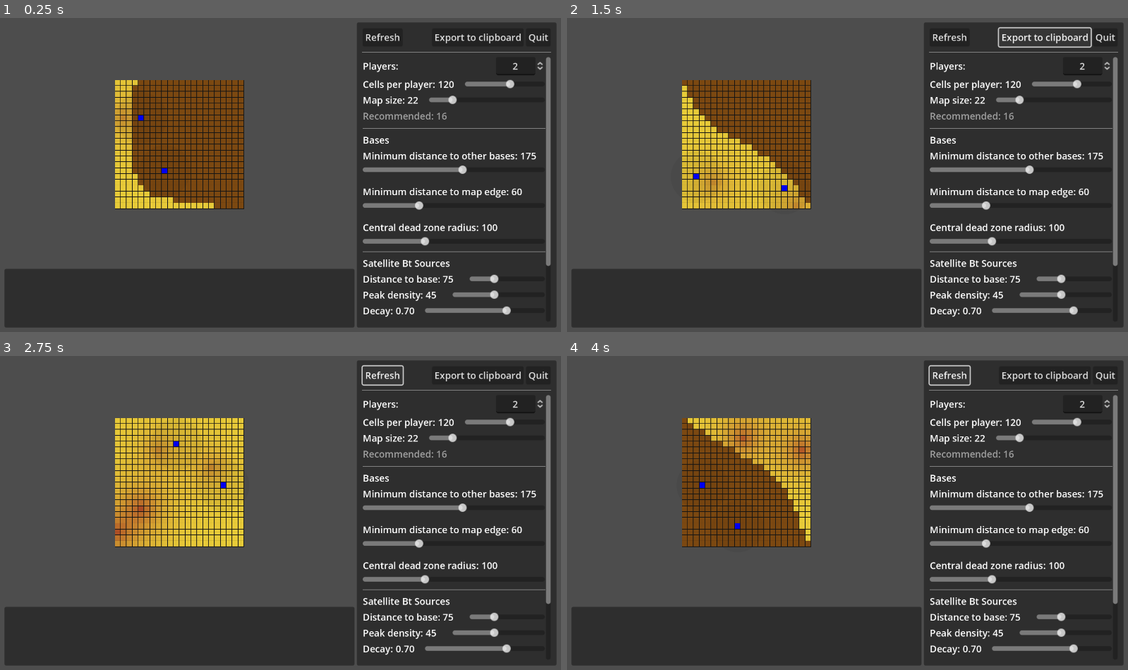
Above: before the commit, frames 1-4 (two rows, left to right).
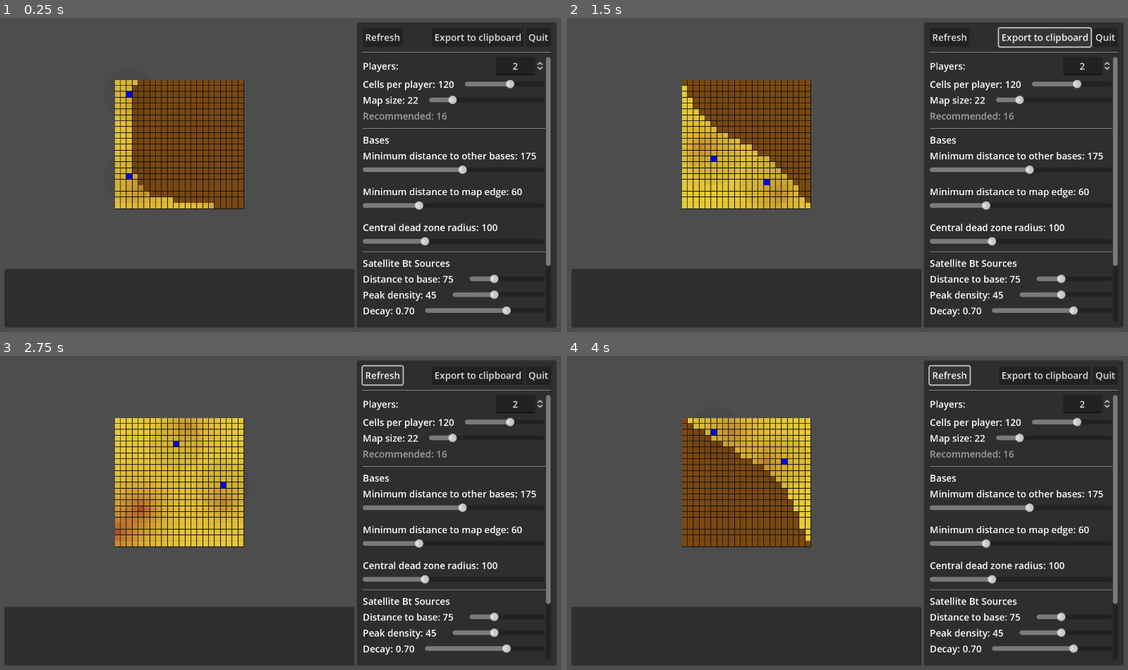
Above: after the commit, the same moments.

Repository: wadcom/kisarra-mapgen
Game: Godot game, scene res://main.tscn
The game is run twice, just before and just after one commit, with the same random seed, the same clock (stepped at 60 frames per second) and the same inputs.
Inputs:
- Up to frame 1 (0.25 s): no input
- Up to frame 2 (1.5 s): click "Refresh" at 0.5 s; click "Export to clipboard" at 1.25 s
- Up to frame 3 (2.75 s): click "Refresh" at 2 s
- Up to frame 4 (4 s): click "Export to clipboard" at 2.75 s; click "Refresh" at 3.5 s

The runs differ from the first frame. In frame 1, 0.5% of the frame differs, in the area x 20-39%, y 23-61%; in frame 2, 0.7%, in the area x 21-43%, y 36-61%; in frame 3, 0.7%; in frame 4, 0.7%.

Commit message:
Avoid placing bases on mountains

Diff:
--- a/map_area/map_area.gd
+++ b/map_area/map_area.gd
@@ -18,7 +18,7 @@
 	%DiagnosticsText.clear()
 
 	var height_map = _make_height_map(params)
-	var base_positions = _pick_base_positions(params)
+	var base_positions = _pick_base_positions(params, height_map)
 	var satellite_bt_sources = _pick_satellite_bt_sources(params, base_positions)
 	var extra_bt_sources = _pick_extra_bt_sources(params, base_positions)
 
@@ -79,6 +79,11 @@
 	return total_bt
 
 
+func _is_mountain(params, height_map, p: Vector2i):
+	var idx = p.y * params.map_size + p.x
+	return height_map[idx] > 0
+
+
 func _setup_ground_cells(params, bt_density, height_map):
 	for c in $GroundCells.get_children():
 		$GroundCells.remove_child(c)
@@ -89,11 +94,11 @@
 		for x in params.map_size:
 
 			var cell
-			if height_map[i] <= 0.0:
+			if _is_mountain(params, height_map, Vector2i(x, y)):
+				cell = mountain_cell_prefab.instantiate()
+			else:
 				cell = sand_cell_prefab.instantiate()
 				cell.set_bt_density(bt_density[i])
-			else:
-				cell = mountain_cell_prefab.instantiate()
 
 			i += 1
 
@@ -207,7 +212,7 @@
 	return bt_sources
 
 
-func _pick_base_positions(params):
+func _pick_base_positions(params, height_map):
 	var map_center = Vector2.ONE * params.map_size / 2.0
 
 	var available = []
@@ -235,6 +240,9 @@
 			if is_too_close:
 				continue
 
+			if _is_mountain(params, height_map, Vector2i(p)):
+				continue
+
 			available.append(Vector2(x, y))
 
 	available.shuffle()
